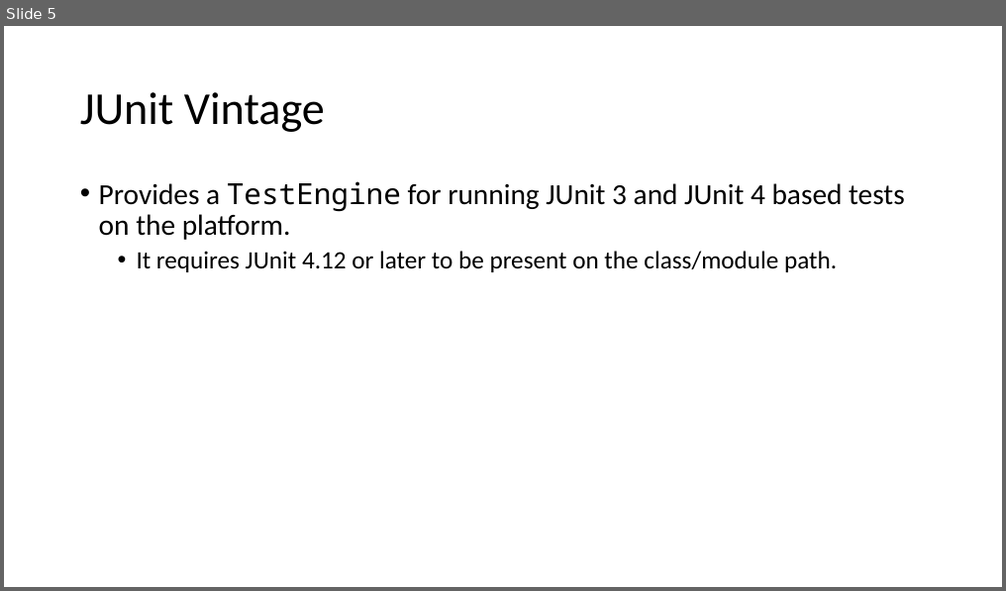
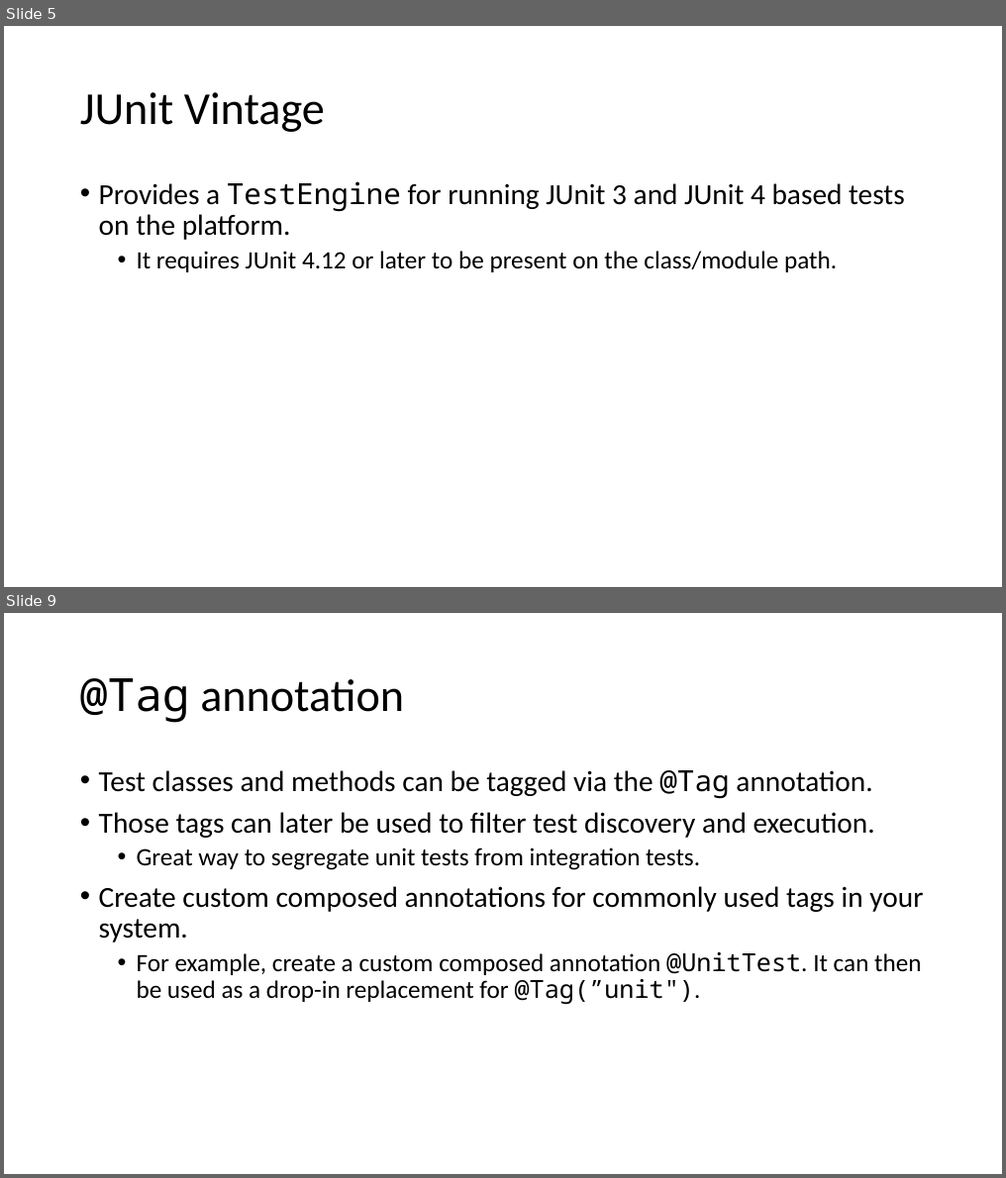
Before and after one commit to cebartling/test-driven, a slide deck: presentations/Introduction to JUnit 5.pptx. Shown one above the other, each under a label of ours: slide 5 before the commit, slides 5 and 9 after it; the slides between them are not shown. The pictures are 1006x591 and 1006x1178 pixels, drawn with LibreOffice and Linux fonts; fonts in the diff are those of the drawing. Boxes give left, top, right and bottom in pixels: in the first picture for what was removed or moved away, otherwise in the second. Text is boxed around its words. In the diff, an @@ line names an element or a change of style, - is before the commit and + after.

```diff
--- a/presentations/Introduction to JUnit 5.pptx
+++ b/presentations/Introduction to JUnit 5.pptx
@@ slide 9 added at bbox=[4, 613, 1002, 1174], background #FFFFFF @@
@@ title added at bbox=[80, 678, 404, 723], 44 pt, text #000000 @@
+@Tag annotation
@@ text added at bbox=[99, 770, 923, 1004], 28 pt, text #000000 @@
+• Test classes and methods can be tagged via the @Tag annotation.
+• Those tags can later be used to filter test discovery and execution.
+  • Great way to segregate unit tests from integration tests.
+• Create custom composed annotations for commonly used tags in your system.
+  • For example, create a custom composed annotation @UnitTest. It can then be used as a drop-in replacement for @Tag(”unit").
```
Also in this commit, not shown: 4 slides changed, 6 other slides added.
